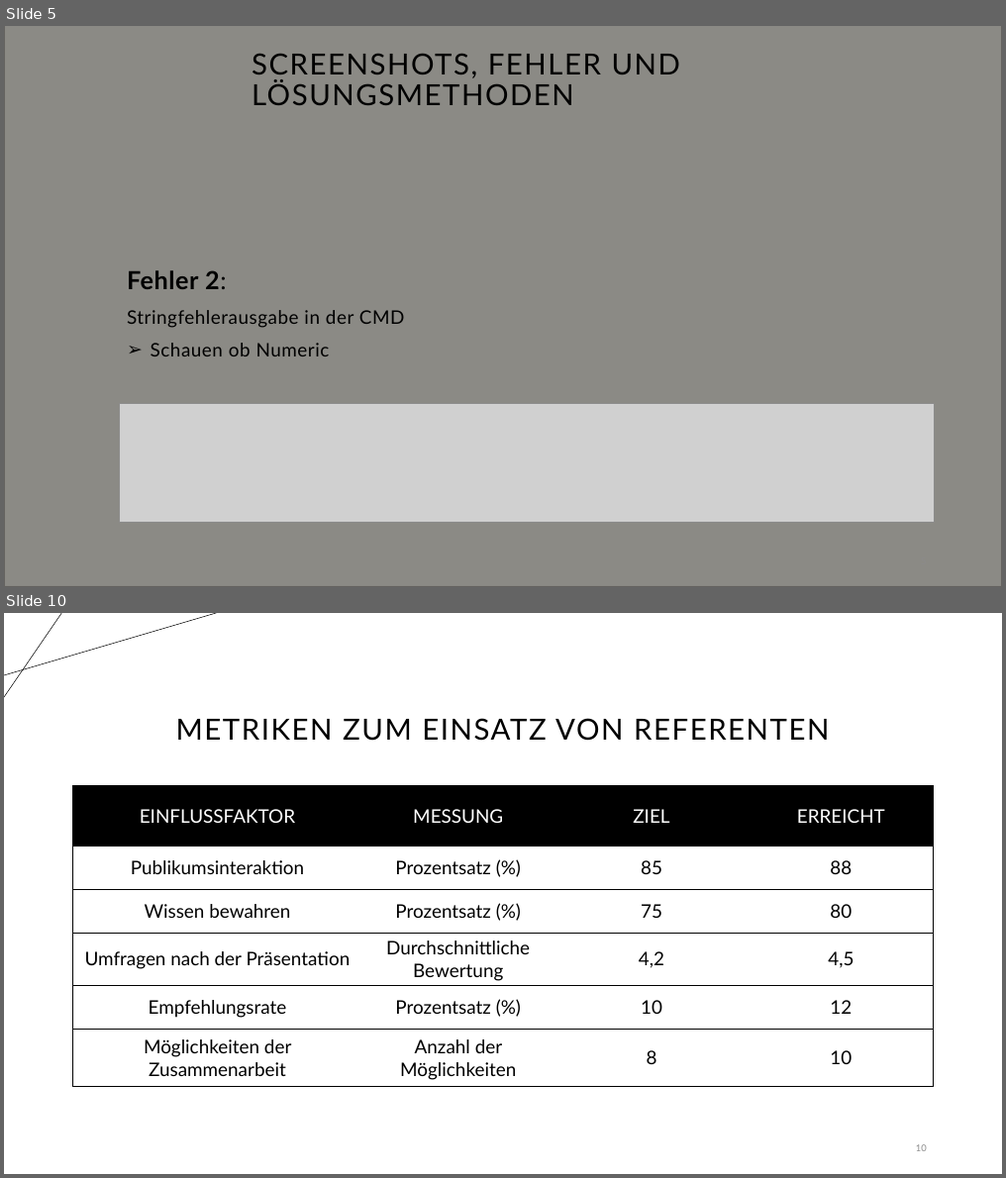
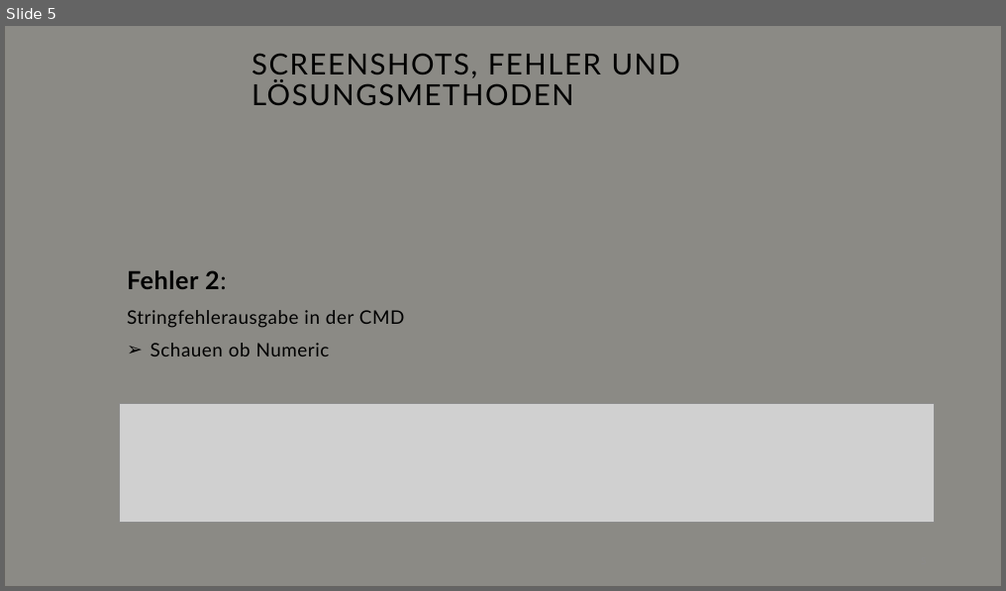
Before and after one commit to SecurityR4t/NotenVerwaltung, a slide deck: ProjektNotenverwaltung.pptx. Shown one above the other, each under a label of ours: slides 5 and 10 before the commit, slide 5 after it; the slides between them are not shown. The pictures are 1006x1178 and 1006x591 pixels, drawn with LibreOffice and Linux fonts; fonts in the diff are those of the drawing; grey boxes stand for pictures; background and template pictures are left out. Boxes give left, top, right and bottom in pixels: in the first picture for what was removed or moved away, otherwise in the second. Text is boxed around its words. In the diff, an @@ line names an element or a change of style, - is before the commit and + after.

```diff
--- a/ProjektNotenverwaltung.pptx
+++ b/ProjektNotenverwaltung.pptx
@@ slide 10 removed at [4,613,1002,1174], background #FFFFFF @@
@@ line removed from (4, 675) to (216, 613) @@
@@ line removed from (61, 613) to (4, 697) @@
@@ title removed at [176,718,829,741] @@
-METRIKEN ZUM EINSATZ VON REFERENTEN
@@ table removed at [73,786,935,1087], 6 rows, 4 columns @@
-EINFLUSSFAKTOR | MESSUNG | ZIEL | ERREICHT
-Publikumsinteraktion | Prozentsatz (%) | 85 | 88
-Wissen bewahren | Prozentsatz (%) | 75 | 80
-Umfragen nach der Präsentation | Durchschnittliche Bewertung | 4,2 | 4,5
-Empfehlungsrate | Prozentsatz (%) | 10 | 12
-Möglichkeiten der Zusammenarbeit | Anzahl der Möglichkeiten | 8 | 10
@@ page number removed at [916,1145,927,1152] @@
-10
```
Also in this commit, not shown: 1 slide changed, 3 slides added, 4 other slides removed.
